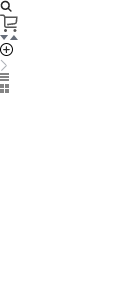
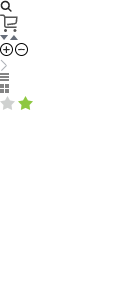
Layers edited between the first and the second 122 x 295 image:
added layer "Layer 27" above "Layer 26" over [15, 43, 28, 56]
added layer "Layer 26" above "Layer 25" over [18, 96, 33, 110]
added layer "Layer 25" above "Layer 24" over [0, 96, 15, 110]
